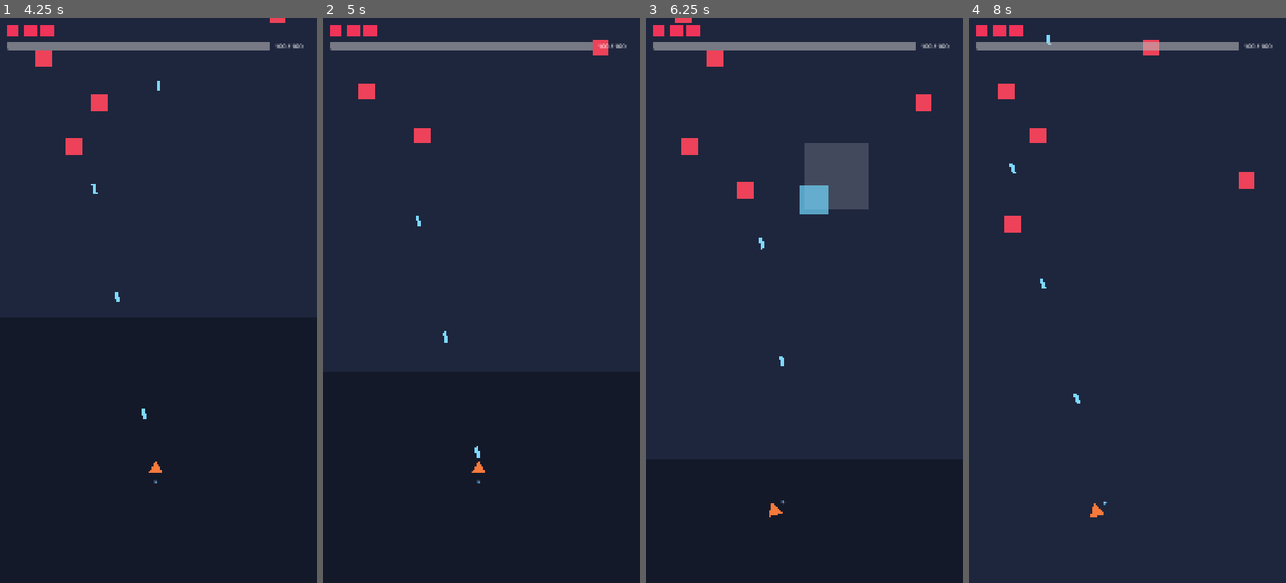
Above: before the commit, frames 1-4 (left to right).
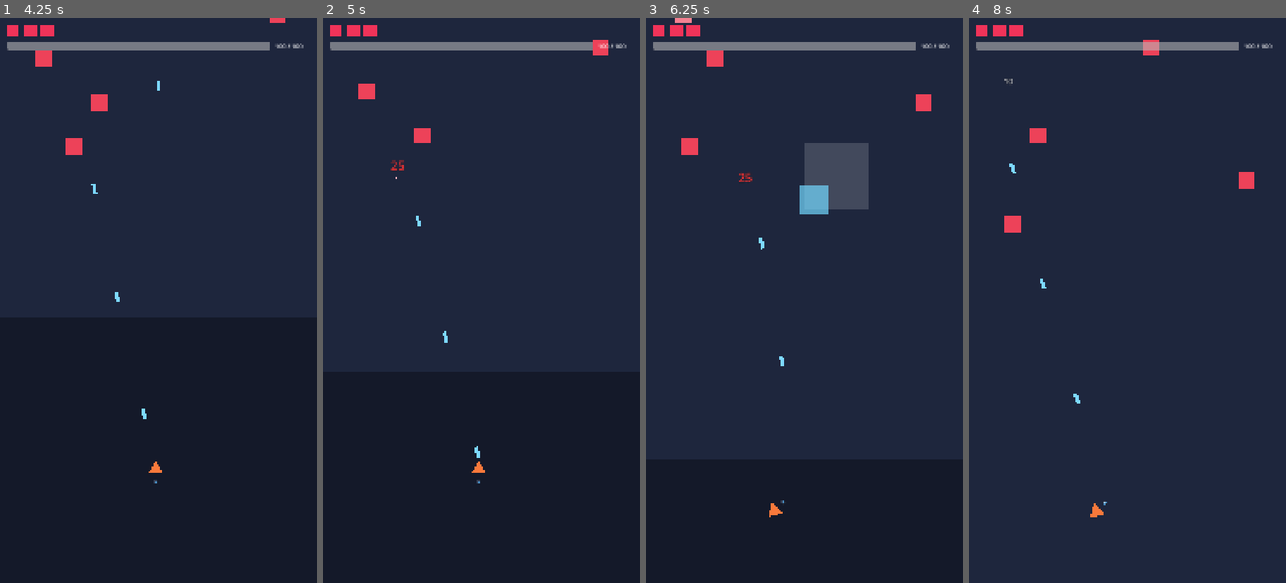
Above: after the commit, the same moments.

Repository: fade528/spellcraft
Game: Godot game, scene res://scenes/game.tscn
Two runs of this game, one before a commit and one after it. Both use one fixed random seed, a clock stepped at 60 frames per second and the inputs below. The engine's default icon, where the game draws it, is replaced by a stand-in: a white triangle on a blue panel in a dark square.
Inputs (mouse positions are in pixels of both pictures, inside the frame that each line leads up to):
- Up to frame 1 (4.25 s): move the mouse to (142, 413) at 0.52 s; click (142, 413) at 0.67 s; drag from (253, 385) to (158, 515) at 1.27 s; move the mouse to (63, 215) at 2.02 s; click (63, 215) at 2.17 s; drag from (174, 300) to (158, 119) at 2.77 s; move the mouse to (110, 159) at 3.52 s; click (110, 159) at 3.67 s
- Up to frame 2 (5 s): drag from (551, 272) to (418, 187) at 4.27 s
- Up to frame 3 (6.25 s): move the mouse to (741, 328) at 5.02 s; click (741, 328) at 5.17 s; drag from (836, 176) to (766, 249) at 5.77 s
- Up to frame 4 (8 s): move the mouse to (1111, 413) at 6.52 s; click (1111, 413) at 6.67 s; drag from (1222, 385) to (1102, 470) at 7.27 s

Frame 1 is identical in both runs. In frame 2, less than 0.1% of the frame differs, in the area x 21-26%, y 25-29%; in frame 3, 0.3%, in the area x 9-34%, y 0-32%; in frame 4, 0.2%.

Commit message:
1.5 completed | Full juice pass done. All audio assigned. APK export next. |

Diff:
--- a/scenes/game.tscn
+++ b/scenes/game.tscn
@@ -3,8 +3,11 @@
 [ext_resource type="PackedScene" path="res://scenes/player.tscn" id="1_x4b6v"]
 [ext_resource type="Script" uid="uid://cwygr504ldawm" path="res://scripts/enemy_spawner.gd" id="2_mjppw"]
 [ext_resource type="Script" uid="uid://mclfvuor6aao" path="res://scripts/scrolling_background.gd" id="3_qcy2w"]
+[ext_resource type="AudioStream" uid="uid://c0ja8cjfmsmag" path="res://assets/audio/sfx/spell_hit.wav" id="4_p57ef"]
 [ext_resource type="Script" uid="uid://brin7p1ks5g10" path="res://scripts/game.gd" id="4_uh1wc"]
 [ext_resource type="Script" uid="uid://dwcwjyl62bay5" path="res://scripts/hud.gd" id="5_8n6rn"]
+[ext_resource type="AudioStream" uid="uid://pkefwqn6m00a" path="res://assets/audio/sfx/hurt.wav" id="5_u5sy4"]
+[ext_resource type="AudioStream" uid="uid://ctuof6mvvl7p2" path="res://assets/audio/music/mischeifaudop.wav" id="6_gee14"]
 
 [node name="Game" type="Node2D" unique_id=665229771]
 script = ExtResource("4_uh1wc")
@@ -24,7 +27,22 @@
 
 [node name="Player" parent="." unique_id=1842365894 instance=ExtResource("1_x4b6v")]
 
+[node name="Camera2D" type="Camera2D" parent="." unique_id=196335121]
+position = Vector2(540, 960)
+
 [node name="Projectiles" type="Node2D" parent="." unique_id=518292413 groups=["projectiles"]]
+
+[node name="SpellHitSFX" type="AudioStreamPlayer" parent="." unique_id=1916401224]
+stream = ExtResource("4_p57ef")
+
+[node name="PlayerHurtSFX" type="AudioStreamPlayer" parent="." unique_id=193532441]
+stream = ExtResource("5_u5sy4")
+
+[node name="EnemyDeathSFX" type="AudioStreamPlayer" parent="." unique_id=1496702550]
+
+[node name="BGMusic" type="AudioStreamPlayer" parent="." unique_id=1024473811]
+stream = ExtResource("6_gee14")
+autoplay = true
 
 [node name="EnemySpawner" type="Node2D" parent="." unique_id=1950849714]
 script = ExtResource("2_mjppw")
--- a/scripts/enemy.gd
+++ b/scripts/enemy.gd
@@ -1,8 +1,12 @@
 extends CharacterBody2D
+
+signal died
 
 @export var move_speed: float = 150.0
 @export var chase_distance: float = 300.0
 @export var max_hp: float = 20.0
+@export var crit_chance: float = 0.20
+@export var crit_multiplier: float = 2.5
 
 const DESPAWN_Y := 1980.0
 
@@ -10,6 +14,7 @@
 
 var player_ref: Node2D
 var current_hp: float
+var hit_flash_tween: Tween
 
 
 func _ready() -> void:
@@ -41,7 +46,113 @@
 
 
 func take_damage(amount: float) -> void:
-	current_hp -= amount
+	var is_crit := randf() < crit_chance
+	var final_damage := amount
+
+	if is_crit:
+		final_damage *= crit_multiplier
+
+	current_hp -= final_damage
+	_spawn_damage_number(final_damage, is_crit)
 
 	if current_hp <= 0.0:
+		_spawn_death_particles()
+		died.emit()
 		queue_free()
+		return
+
+	_play_hit_flash()
+
+
+func _spawn_damage_number(amount: float, is_crit: bool) -> void:
+	var parent_node := get_parent()
+	if parent_node == null:
+		return
+
+	var damage_label := Label.new()
+	damage_label.text = str(int(round(amount)))
+	damage_label.z_index = 10
+	damage_label.add_theme_color_override("font_color", Color.WHITE)
+	damage_label.add_theme_color_override("font_outline_color", Color(0.08, 0.08, 0.08, 1.0))
+	damage_label.add_theme_constant_override("outline_size", 4)
+
+	parent_node.add_child(damage_label)
+
+	var center_position := position
+
+	if is_crit:
+		damage_label.add_theme_color_override("font_color", Color(1.0, 0.2, 0.2, 1.0))
+		damage_label.add_theme_font_size_override("font_size", 14)
+		damage_label.reset_size()
+		damage_label.position = center_position - damage_label.size * 0.5
+
+		var update_crit_font := func(font_size: float) -> void:
+			damage_label.add_theme_font_size_override("font_size", int(round(font_size)))
+			damage_label.reset_size()
+			damage_label.position = center_position - damage_label.size * 0.5
+
+		var start_crit_rise_fade := func() -> void:
+			damage_label.add_theme_font_size_override("font_size", 42)
+			damage_label.reset_size()
+			damage_label.position = center_position - damage_label.size * 0.5
+
+			var rise_fade_tween := damage_label.create_tween()
+			rise_fade_tween.tween_property(damage_label, "position:y", damage_label.position.y - 60.0, 0.55)
+			rise_fade_tween.parallel().tween_property(damage_label, "modulate:a", 0.0, 0.55)
+			rise_fade_tween.finished.connect(damage_label.queue_free)
+
+		var scale_tween := damage_label.create_tween()
+		scale_tween.tween_method(update_crit_font, 14.0, 42.0, 0.15)
+		scale_tween.finished.connect(start_crit_rise_fade)
+		return
+
+	damage_label.add_theme_font_size_override("font_size", 28)
+	damage_label.reset_size()
+	damage_label.position = center_position - damage_label.size * 0.5
+
+	var tween := damage_label.create_tween()
+	tween.set_parallel(true)
+	tween.tween_property(damage_label, "position:y", damage_label.position.y - 40.0, 0.5)
+	tween.tween_property(damage_label, "modulate:a", 0.0, 0.5)
+	tween.finished.connect(damage_label.queue_free)
+
+
+func _play_hit_flash() -> void:
+	if hit_flash_tween != null:
+		hit_flash_tween.kill()
+
+	var base_color := enemy_sprite.color
+	hit_flash_tween = create_tween()
+	hit_flash_tween.tween_property(enemy_sprite, "color", Color.WHITE, 0.05)
+	hit_flash_tween.tween_property(enemy_sprite, "color", base_color, 0.05)
+
+
+func _spawn_death_particles() -> void:
+	var parent_node := get_parent()
+	if parent_node == null:
+		return
+
+	var particles := CPUParticles2D.new()
+	particles.position = position
+	particles.amount = 10
+	particles.one_shot = true
+	particles.explosiveness = 1.0
+	particles.lifetime = 0.4
+	particles.emitting = false
+	particles.spread = 360.0
+	particles.initial_velocity_min = 90.0
+	particles.initial_velocity_max = 150.0
+	particles.scale_amount_min = 0.7
+	particles.scale_amount_max = 1.1
+	particles.gravity = Vector2.ZERO
+
+	var gradient := Gradient.new()
+	gradient.add_point(0.0, enemy_sprite.color)
+	gradient.add_point(1.0, Color(enemy_sprite.color.r, enemy_sprite.color.g, enemy_sprite.color.b, 0.0))
+	particles.color_ramp = gradient
+
+	parent_node.add_child(particles)
+	particles.emitting = true
+
+	var cleanup_timer := get_tree().create_timer(0.5)
+	cleanup_timer.timeout.connect(particles.queue_free)
--- a/scripts/game.gd
+++ b/scripts/game.gd
@@ -1,11 +1,24 @@
 extends Node2D
 
 const GAME_OVER_SCENE_PATH := "res://scenes/game_over.tscn"
+const SHAKE_MAGNITUDE := 8.0
+const SHAKE_DURATION := 0.3
 
 @onready var player: CharacterBody2D = $Player
+@onready var camera: Camera2D = $Camera2D
+@onready var projectile_container: Node = $Projectiles
+@onready var spell_hit_sfx: AudioStreamPlayer = $SpellHitSFX
+@onready var player_hurt_sfx: AudioStreamPlayer = $PlayerHurtSFX
+@onready var enemy_death_sfx: AudioStreamPlayer = $EnemyDeathSFX
+
+var last_known_hp: float = -1.0
+var shake_tween: Tween
 
 
 func _ready() -> void:
+	child_entered_tree.connect(_on_game_child_entered_tree)
+	projectile_container.child_entered_tree.connect(_on_projectile_child_entered_tree)
+
 	var progression_manager := _get_progression_manager()
 	if progression_manager != null:
 		if progression_manager.lives <= 0:
@@ -13,6 +26,8 @@
 
 		progression_manager.life_lost.connect(_on_life_lost)
 		progression_manager.game_over.connect(_on_game_over)
+		progression_manager.hp_changed.connect(_on_hp_changed)
+		last_known_hp = progression_manager.current_hp
 
 
 func _on_life_lost(lives_remaining: int) -> void:
@@ -27,6 +42,14 @@
 	get_tree().change_scene_to_file(GAME_OVER_SCENE_PATH)
 
 
+func _on_hp_changed(current_hp: float, _max_hp: float) -> void:
+	if last_known_hp >= 0.0 and current_hp < last_known_hp:
+		_play_camera_shake()
+		_play_sfx(player_hurt_sfx)
+
+	last_known_hp = current_hp
+
+
 func _clear_group(group_name: String) -> void:
 	for node in get_tree().get_nodes_in_group(group_name):
 		if is_instance_valid(node):
@@ -35,3 +58,46 @@
 
 func _get_progression_manager() -> Node:
 	return get_node_or_null("/root/ProgressionManager")
+
+
+func _play_camera_shake() -> void:
+	if camera == null:
+		return
+
+	if shake_tween != null:
+		shake_tween.kill()
+
+	camera.offset = Vector2.ZERO
+	shake_tween = create_tween()
+	shake_tween.tween_property(camera, "offset", Vector2(SHAKE_MAGNITUDE, 0.0), SHAKE_DURATION / 4.0)
+	shake_tween.tween_property(camera, "offset", Vector2(-SHAKE_MAGNITUDE, 0.0), SHAKE_DURATION / 4.0)
+	shake_tween.tween_property(camera, "offset", Vector2(0.0, SHAKE_MAGNITUDE * 0.5), SHAKE_DURATION / 4.0)
+	shake_tween.tween_property(camera, "offset", Vector2.ZERO, SHAKE_DURATION / 4.0)
+
+
+func _on_game_child_entered_tree(node: Node) -> void:
+	var died_callable := Callable(self, "_on_enemy_died")
+	if node.has_signal("died") and not node.is_connected("died", died_callable):
+		node.connect("died", died_callable)
+
+
+func _on_projectile_child_entered_tree(node: Node) -> void:
+	var hit_callable := Callable(self, "_on_spell_hit")
+	if node.has_signal("hit") and not node.is_connected("hit", hit_callable):
+		node.connect("hit", hit_callable)
+
+
+func _on_spell_hit(_target: Node, _damage: float) -> void:
+	_play_sfx(spell_hit_sfx)
+
+
+func _on_enemy_died() -> void:
+	_play_sfx(enemy_death_sfx)
+
+
+func _play_sfx(player_node: AudioStreamPlayer) -> void:
+	if player_node == null or player_node.stream == null:
+		return
+
+	player_node.stop()
+	player_node.play()
Not shown, added: assets/audio/music/mischeifaudop.wav.import
Not shown, added: assets/audio/sfx/hurt.wav.import
Not shown, added: assets/audio/sfx/popenemydeath.wav.import
Not shown, added: assets/audio/sfx/spell_hit.wav.import
Not shown, added: assets/audio/music/mischeifaudop.wav
Not shown, added: assets/audio/sfx/hurt.wav
Not shown, added: assets/audio/sfx/popenemydeath.wav
Not shown, added: assets/audio/sfx/spell_hit.wav
Not shown, changed: session_plan.md
Not shown, changed: systems.md
